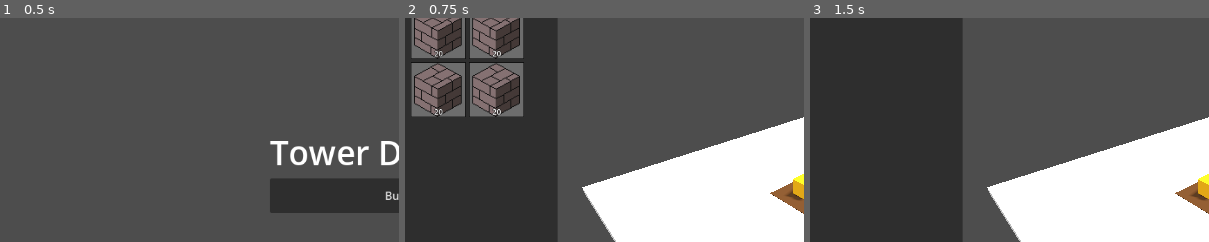
Above: before the commit, frames 1-3 (left to right).
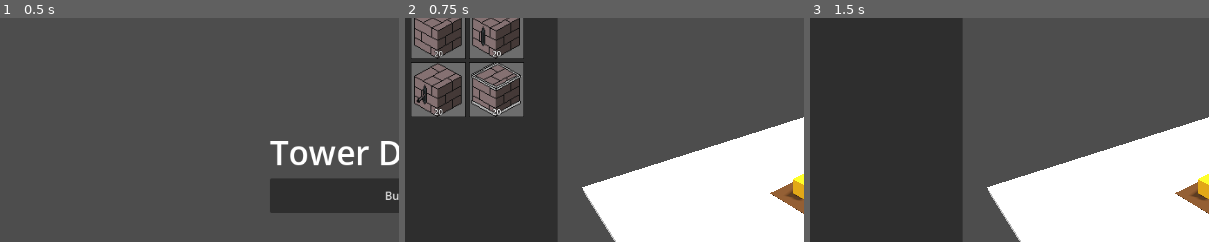
Above: after the commit, the same moments.

Repository: CaptainTiki/BlockDefender
Game: Godot game, scene res://scenes/MainMenu.tscn
Same seed, same stepped clock (60 frames per second), same inputs: the game is played once before the commit and once after it.
Inputs:
- Up to frame 1 (0.5 s): no input
- Up to frame 2 (0.75 s): click "Build" at 0.5 s
- Up to frame 3 (1.5 s): click "▶ Start Defense" at 1.25 s
The pictures show only the part of the screen within x 0-50%, y 16-66%; the shares and areas given below are measured in that part.

Frame 1 is identical in both runs. In frame 2, 0.8% of the frame differs, in the area x 2-30%, y 3-44%; in frame 3, nothing differs.

Commit message:
spawn doors

Diff:
--- a/scenes/ui/BuildUI.tscn
+++ b/scenes/ui/BuildUI.tscn
@@ -1,7 +1,6 @@
 [gd_scene format=3 uid="uid://buildui"]
 
 [ext_resource type="Script" uid="uid://cyknaeh0nnpqm" path="res://scripts/ui/build_ui.gd" id="1_script"]
-[ext_resource type="PackedScene" path="res://scenes/ui/BlockInspectPanel.tscn" id="8_inspect"]
 [ext_resource type="PackedScene" uid="uid://cfoxywkteb2eq" path="res://scenes/ui/ItemDetailPanel.tscn" id="2_detail"]
 [ext_resource type="Texture2D" uid="uid://clr7ytmdpi6bp" path="res://assets/icons/block_standard.png" id="3_e8fgg"]
 [ext_resource type="PackedScene" uid="uid://bfwyhb46ie7wl" path="res://scenes/ui/InventoryItem.tscn" id="3_invitem"]
@@ -9,6 +8,10 @@
 [ext_resource type="Texture2D" uid="uid://bp7eunc28vde4" path="res://assets/icons/block_standard_hover.png" id="5_xfql8"]
 [ext_resource type="Texture2D" uid="uid://cpdusv045rmyt" path="res://assets/icons/block_disabled.png" id="6_ktfo3"]
 [ext_resource type="Texture2D" uid="uid://d3p5pg1jucmcy" path="res://assets/icons/block_standard_selected.png" id="7_ljerj"]
+[ext_resource type="PackedScene" path="res://scenes/ui/BlockInspectPanel.tscn" id="8_inspect"]
+[ext_resource type="Texture2D" uid="uid://cmhjo8jn673am" path="res://assets/icons/block_archer.png" id="8_po5xt"]
+[ext_resource type="Texture2D" uid="uid://v56owqv15n4w" path="res://assets/icons/block_spear.png" id="9_j43vx"]
+[ext_resource type="Texture2D" uid="uid://7ugmysq6npf" path="res://assets/icons/block_armor.png" id="10_cyag3"]
 
 [node name="BuildUI" type="CanvasLayer" unique_id=898594659]
 script = ExtResource("1_script")
@@ -71,17 +74,17 @@
 
 [node name="ArcherTower" parent="InventoryPanel/Margin/VBox/InventoryScroll/InventoryGrid" unique_id=395853068 instance=ExtResource("3_invitem")]
 layout_mode = 2
-texture_normal = ExtResource("3_e8fgg")
+texture_normal = ExtResource("8_po5xt")
 block_type = "archer"
 
 [node name="MeleeTower" parent="InventoryPanel/Margin/VBox/InventoryScroll/InventoryGrid" unique_id=544917421 instance=ExtResource("3_invitem")]
 layout_mode = 2
-texture_normal = ExtResource("3_e8fgg")
+texture_normal = ExtResource("9_j43vx")
 block_type = "melee"
 
 [node name="ArmorBlock" parent="InventoryPanel/Margin/VBox/InventoryScroll/InventoryGrid" unique_id=2039639751 instance=ExtResource("3_invitem")]
 layout_mode = 2
-texture_normal = ExtResource("3_e8fgg")
+texture_normal = ExtResource("10_cyag3")
 block_type = "armor"
 
 [node name="Spacer" type="Control" parent="InventoryPanel/Margin/VBox" unique_id=172443451]
--- a/scripts/block_placement.gd
+++ b/scripts/block_placement.gd
@@ -85,7 +85,9 @@
 			MOUSE_BUTTON_LEFT:
 				_try_place()
 			MOUSE_BUTTON_RIGHT:
-				_try_remove()
+				# Hit a block → remove it. Miss → drop out of build mode.
+				if not _try_remove():
+					_enter_inspect_mode()
 	elif event is InputEventKey and event.pressed:
 		match event.keycode:
 			KEY_DELETE: _try_destroy()
@@ -159,14 +161,15 @@
 
 # --- Removal & Destruction ---
 
-func _try_remove() -> void:
+func _try_remove() -> bool:
 	var result := _raycast(block_layer)
 	if result.is_empty():
-		return
+		return false
 	var grid_pos := _world_to_grid(result["position"] - result["normal"] * 0.1)
 	if not grid.has(grid_pos):
-		return
+		return false
 	_remove_block(grid_pos)
+	return true
 
 func _remove_block(grid_pos: Vector3i) -> void:
 	grid[grid_pos].queue_free()
Binary file added: assets/icons/block_archer.png
Not shown, added: assets/icons/block_archer.png.import
Binary file added: assets/icons/block_armor.png
Not shown, added: assets/icons/block_armor.png.import
Binary file added: assets/icons/block_spear.png
Not shown, added: assets/icons/block_spear.png.import
Binary file changed: assets/icons/block_standard.png
Not shown, added: assets/models/blocks/block_armor.blend.import
Binary file added: assets/models/blocks/block_armor.glb
Not shown, added: assets/models/blocks/block_armor.glb.import
Not shown, added: assets/models/blocks/block_spear.blend.import
Binary file added: assets/models/blocks/block_spear.glb
(and 5 more such lines)
